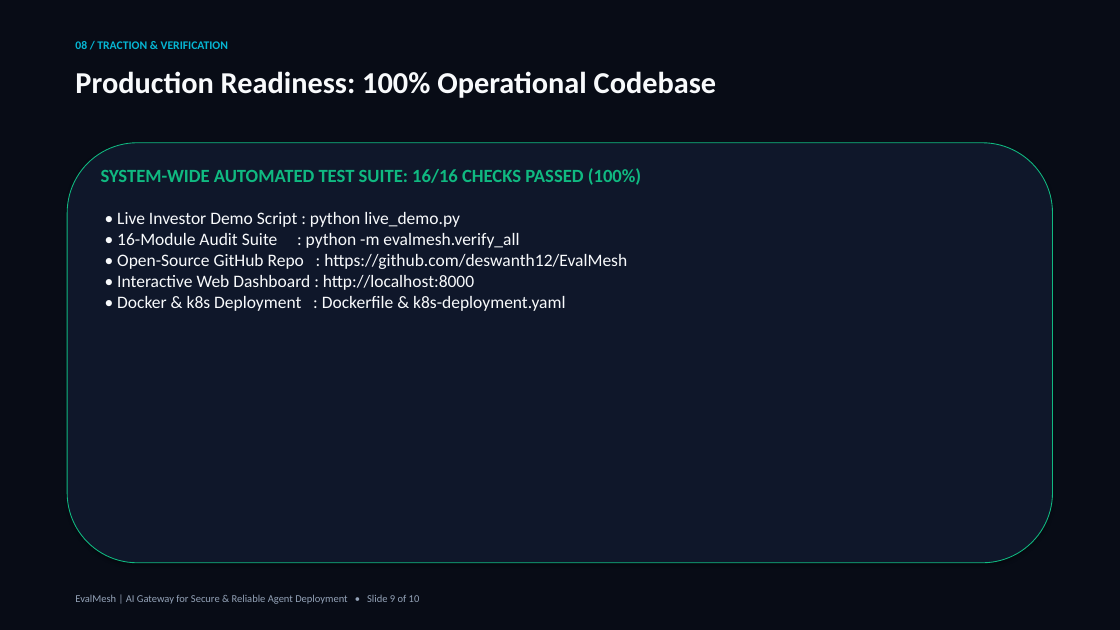
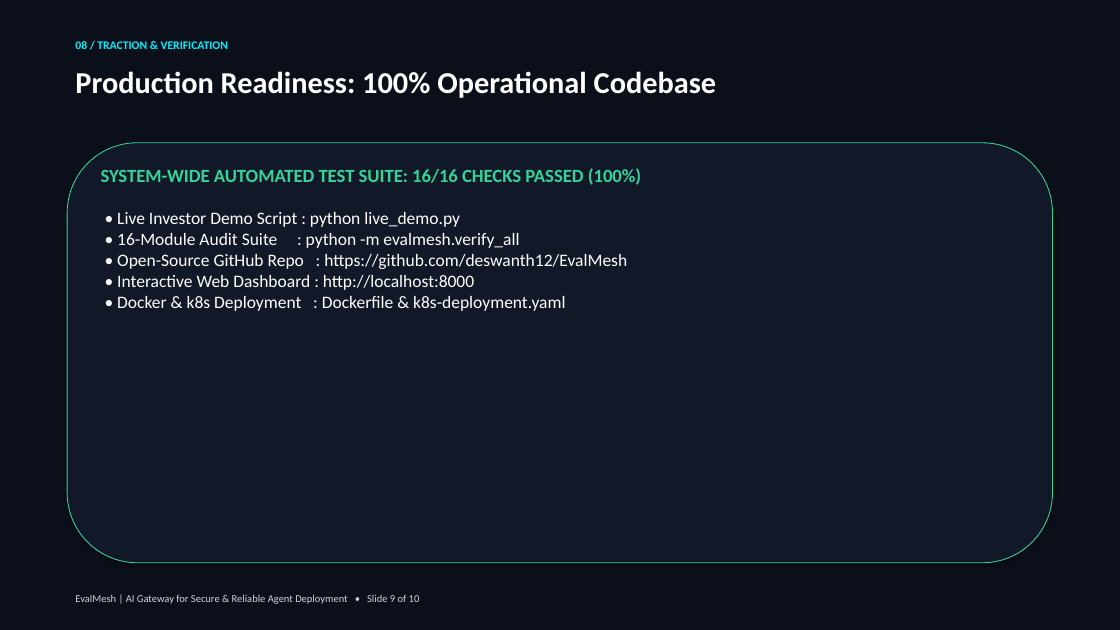
Before and after one commit to deswanth12/EvalMesh, a slide deck: slide 9 of EvalMesh_Investor_Pitch_Deck.pptx. Drawn at 1120x630 pixels with LibreOffice and Linux fonts; fonts in the diff are those of the drawing. Boxes give left, top, right and bottom in pixels: in the first picture for what was removed or moved away, otherwise in the second. Text is boxed around its words. In the diff, an @@ line names an element or a change of style, - is before the commit and + after.

Commit message:
Enforce high-contrast text styling across all slides for system dark theme compatibility

```diff
--- a/EvalMesh_Investor_Pitch_Deck.pptx
+++ b/EvalMesh_Investor_Pitch_Deck.pptx
@@ background #080C16 to #0B0F19 @@
@@ text "08 / TRACTION & VERIFICATION" at (75,41,228,49): text colour #06B6D4 to #00F0FF @@
@@ rounded rectangle at (67,143,1053,563): fill #0F172A to #111827; outline #10B981 0.75 pt to #34D399 0.75 pt @@
@@ text "SYSTEM-WIDE AUTOMATED TEST SUITE: 16/16 ..." at (101,168,641,311): text colour #10B981 to #34D399 in "SYSTEM-WIDE AUTOMATED TEST SUITE: 16/16 CHECKS PASSED ..."; text colour #F8FAFC to #FFFFFF in "• Live Investor Demo Script : python ..." @@
@@ text "EvalMesh | AI Gateway for ..." at (75,594,420,604): text colour #94A3B8 to #CBD5E1 @@
```
Also in this commit, not shown: 9 other slides changed, 1 other file.
